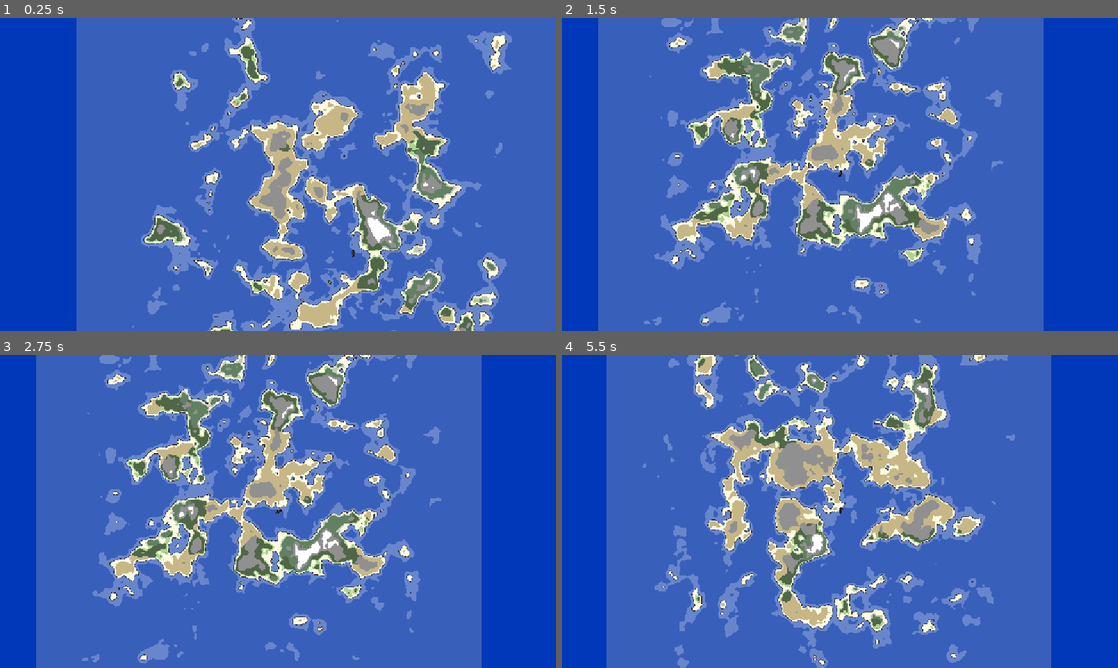
Above: before the commit, frames 1-4 (two rows, left to right).
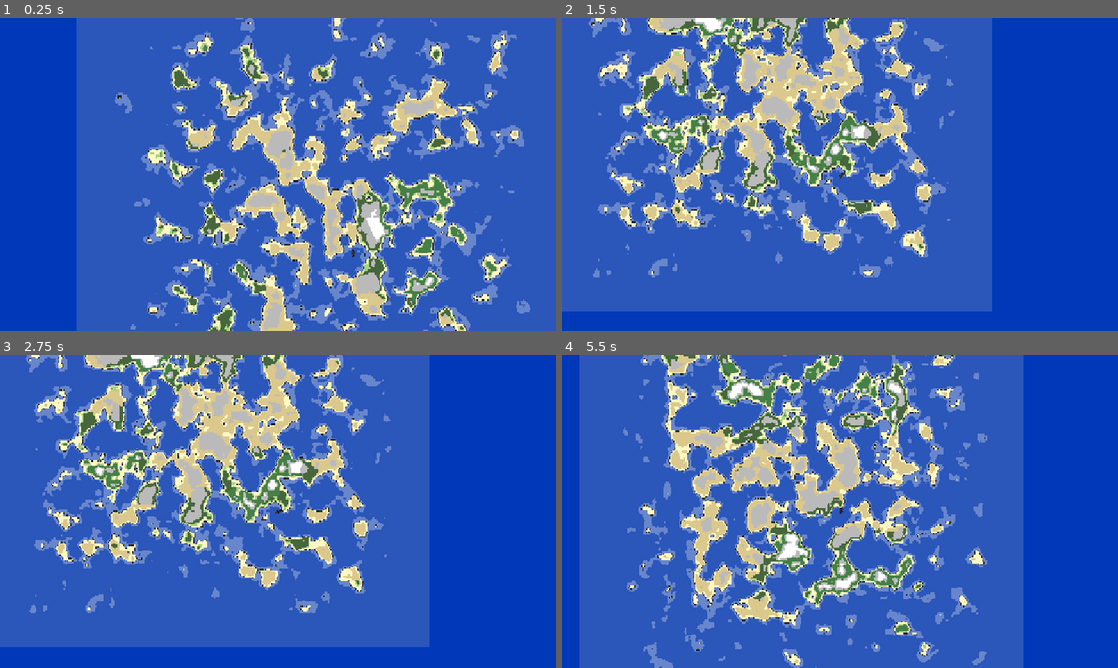
Above: after the commit, the same moments.

Repository: jhaakma/island-generator
Game: Godot game, scene res://Scenes/Main/Main.tscn
The game is run twice, just before and just after one commit, with the same random seed, the same clock (stepped at 60 frames per second) and the same inputs.
Inputs (mouse positions are in pixels of both pictures, inside the frame that each line leads up to):
- Up to frame 1 (0.25 s): no input
- Up to frame 2 (1.5 s): tap Enter (ui_accept) at 0.5, 0.77 s; move the mouse to (962, 158) at 0.52 s; hold D (turn_right) 0.53-1.25 s; tap Mouse wheel down (scroll_down) at 0.6 s; click (962, 158) at 0.67 s; drag from (728, 190) to (812, 237) at 1.27 s
- Up to frame 3 (2.75 s): move the mouse to (333, 442) at 2.02 s; hold D (turn_right) from 2.03 s (still down); hold Shift from 2.03 s (still down)
- Up to frame 4 (5.5 s): release D (turn_right) at 2.75 s; release Shift at 2.75 s; tap Enter (ui_accept) at 2.75, 3.77 s; drag from (812, 574) to (673, 464) at 2.77 s; move the mouse to (1006, 558) at 3.52 s; hold A (turn_left) 3.53-4.25 s; tap Z at 3.6 s; drag from (673, 464) to (756, 433) at 4.27 s; move the mouse to (867, 511) at 5.02 s; hold S (move_backward) from 5.03 s (still down); tap Tab at 5.1 s; click (867, 511) at 5.17 s

The runs differ from the first frame. In frame 1, 29% of the frame differs, in the area x 20-96%, y 0-100%; in frame 2, 52%; in frame 3, 53%, in the area x 0-87%, y 0-100%; in frame 4, 46%.

Commit message:
Improve collision, rendering

Diff:
--- a/IslandGeneration/Biomes/Beach.tres
+++ b/IslandGeneration/Biomes/Beach.tres
@@ -8,7 +8,7 @@
 biome_id = "beach"
 name = "Beach"
 min_height = 0.0
-color = Color(1, 0.986, 0.88, 1)
+color = Color(1, 0.972, 0.76, 1)
 is_land = true
 layer_index = 1
 tile_set = ExtResource("2_tileset")
--- a/IslandGeneration/Biomes/DeepOcean.tres
+++ b/IslandGeneration/Biomes/DeepOcean.tres
@@ -8,7 +8,7 @@
 biome_id = "deep_ocean"
 name = "Deep Ocean"
 min_height = -1.0
-color = Color(0.219, 0.3723, 0.73, 0.968627)
+color = Color(0.1679, 0.33653, 0.73, 0.968627)
 is_land = true
 layer_index = 0
 tile_set = ExtResource("2_tileset")
--- a/IslandGeneration/Biomes/Desert.tres
+++ b/IslandGeneration/Biomes/Desert.tres
@@ -8,7 +8,7 @@
 biome_id = "desert"
 name = "Desert"
 min_height = 0.2
-color = Color(0.78, 0.7176, 0.5304, 1)
+color = Color(0.86, 0.7826, 0.5504, 1)
 is_land = true
 layer_index = 1
 tile_set = ExtResource("2_tileset")
--- a/IslandGeneration/Biomes/Forest.tres
+++ b/IslandGeneration/Biomes/Forest.tres
@@ -8,7 +8,7 @@
 biome_id = "forest"
 name = "Forest"
 min_height = 0.3
-color = Color(0.312267, 0.4, 0.288, 1)
+color = Color(0.2778, 0.4, 0.244, 1)
 is_land = true
 layer_index = 1
 tile_set = ExtResource("2_tileset")
--- a/IslandGeneration/Biomes/Grass.tres
+++ b/IslandGeneration/Biomes/Grass.tres
@@ -8,7 +8,7 @@
 biome_id = "grass"
 name = "Grass"
 min_height = 0.2
-color = Color(0.67479, 0.83, 0.5561, 1)
+color = Color(0.641867, 0.83, 0.498, 1)
 is_land = true
 layer_index = 1
 tile_set = ExtResource("2_tileset")
--- a/IslandGeneration/Biomes/Jungle.tres
+++ b/IslandGeneration/Biomes/Jungle.tres
@@ -8,7 +8,7 @@
 biome_id = "jungle"
 name = "Jungle"
 min_height = 0.3
-color = Color(0.385, 0.5, 0.385, 1)
+color = Color(0.275, 0.5, 0.275, 1)
 is_land = true
 layer_index = 1
 tile_set = ExtResource("2_tileset")
--- a/IslandGeneration/Biomes/Mountains.tres
+++ b/IslandGeneration/Biomes/Mountains.tres
@@ -8,7 +8,7 @@
 biome_id = "mountain"
 name = "Mountains"
 min_height = 0.7
-color = Color(0.564962, 0.564962, 0.564962, 1)
+color = Color(0.73, 0.73, 0.73, 1)
 is_land = true
 layer_index = 1
 tile_set = ExtResource("2_tileset")
--- a/IslandGeneration/Biomes/Tundra.tres
+++ b/IslandGeneration/Biomes/Tundra.tres
@@ -8,7 +8,7 @@
 biome_id = "tundra"
 name = "Tundra"
 min_height = 0.2
-color = Color(0.761111, 0.794484, 0.720367, 1)
+color = Color(0.69046, 0.79, 0.5688, 1)
 is_land = true
 layer_index = 1
 tile_set = ExtResource("2_tileset")
--- a/IslandGeneration/Collision/collision_generator.gd
+++ b/IslandGeneration/Collision/collision_generator.gd
@@ -12,7 +12,7 @@
 
 
 func generate_collision_polygons(map_image: Image)-> Array[CollisionPolygon2D]:
-
+    print("Generating collision polygons with accuracy: ", accuracy)
     var land_mask: BitMap = create_land_mask(map_image)
     var rect := Rect2i(Vector2i.ZERO, map_image.get_size())
     var epsilon := 1.0 / accuracy
@@ -21,6 +21,20 @@
     var collision_polygons: Array[CollisionPolygon2D] = []
 
     for polygon in polygons:
+        # ignore small polygons
+
+        var min_length = INF
+        var max_length = 0.0
+        var circumference := 0.0
+        for point in polygon:
+            var next_point := polygon[(polygon.find(point) + 1) % polygon.size()]
+            var length := point.distance_to(next_point)
+            max_length = max(max_length, length)
+            min_length = min(min_length, length)
+            circumference += length
+        if circumference / polygon.size() <= 1.0:
+            print("Skipping polygon with average legnth <= 1.0")
+            continue
         var collision_polygon := CollisionPolygon2D.new()
         collision_polygon.polygon = polygon
         collision_polygon.position = Vector2.ZERO
--- a/IslandGeneration/Generators/SimpleIsland.tres
+++ b/IslandGeneration/Generators/SimpleIsland.tres
@@ -19,7 +19,7 @@
 
 [sub_resource type="Resource" id="Resource_3ptso"]
 script = ExtResource("12_3ptso")
-scale = 32
+scale = 16
 weight = 1.0
 noise_type = 3
 metadata/_custom_type_script = "uid://dqq55tsdtdqnk"
--- a/IslandGeneration/Render/Shaders/gpu_island.gdshader
+++ b/IslandGeneration/Render/Shaders/gpu_island.gdshader
@@ -10,7 +10,7 @@
 uniform float outline_color_multi = 0.6;
 uniform float outline_thickness = 0.3;
 uniform int biome_count = 0;
-uniform vec2 pixel_size = vec2(1.0, 1.0);
+uniform float pixel_size = 1.0;
 const int MAX_BIOMES = 16;
 
 vec3 get_biome_color(float height, float temp) {
@@ -30,9 +30,11 @@
 }
 
 vec2 pixelate(vec2 screen_res, vec2 screen_uv) {
-    // Snap UV to pixel grid
-    vec2 pix_size = max(pixel_size, vec2(0.0001, 0.0001));
-    return floor(screen_uv * screen_res / pix_size) * pix_size / screen_res;
+    // Snap UV to pixel grid with half-pixel offset
+    vec2 pix_size = max(vec2(pixel_size, pixel_size), vec2(0.0001, 0.0001));
+    vec2 grid = screen_uv * screen_res / pix_size;
+    grid = floor(grid) + 0.5;
+    return grid * pix_size / screen_res;
 }
 
 /* Outline effect
@@ -41,21 +43,27 @@
 */
 float outline_shoreline(vec2 uv) {
     vec2 tex_size = vec2(textureSize(height_map, 0));
-    vec2 texel = 1.0 / tex_size * outline_thickness;
+    float h = texture(height_map, uv).r * 2.0 - 1.0;
 
-    float h = texture(height_map, uv).r * 2.0 - 1.0;
-    if (h < 0.0)
-        return 0.0;
+    // Offsets for 8-connected neighbors (one texel in each direction)dww
+    vec2 offsets[8] = vec2[](
+        vec2(-1, -1), vec2(0, -1), vec2(1, -1),
+        vec2(-1,  0),              vec2(1,  0),
+        vec2(-1,  1), vec2(0,  1), vec2(1,  1)
+    );
 
-    // Scan all 8 neighbors
-    for (int x = -1; x <= 1; x++) {
-        for (int y = -1; y <= 1; y++) {
-            if (x == 0 && y == 0) continue;
-            float neighbor_h = texture(height_map, uv + vec2(float(x) * texel.x, float(y) * texel.y)).r * 2.0 - 1.0;
-            if (neighbor_h < 0.0) return 1.0;
+    bool has_land = false;
+    bool has_water = false;
+    for (int i = 0; i < 8; i++) {
+        vec2 neighbor_uv = uv + offsets[i] / tex_size * outline_thickness;
+        float neighbor_h = texture(height_map, neighbor_uv).r * 2.0 - 1.0;
+        if (neighbor_h < 0.0) {
+            has_water = true;
+        } else if (neighbor_h > 0.0) {
+            has_land = true;
         }
     }
-    return 0.0;
+    return float(has_land && has_water);
 }
 
 void fragment() {
--- a/Scenes/Main/Main.tscn
+++ b/Scenes/Main/Main.tscn
@@ -14,15 +14,15 @@
 
 [sub_resource type="Resource" id="Resource_4vhfm"]
 script = ExtResource("3_4vhfm")
-accuracy = 1.056
+accuracy = 7.615
 metadata/_custom_type_script = "uid://cw7q27li57ob2"
 
 [sub_resource type="ShaderMaterial" id="ShaderMaterial_4vhfm"]
 shader = ExtResource("5_7npjy")
 shader_parameter/outline_color_multi = 0.2
-shader_parameter/outline_thickness = 0.23
+shader_parameter/outline_thickness = 0.1
 shader_parameter/biome_count = 0
-shader_parameter/pixel_size = Vector2(0, 0)
+shader_parameter/pixel_size = 1.0
 
 [node name="Node2D" type="Node2D"]
 
